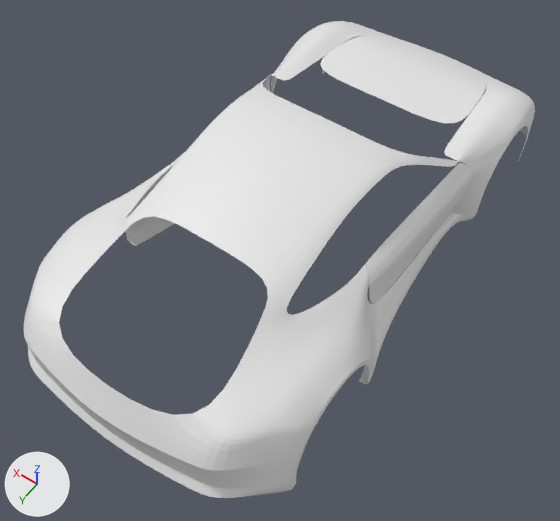
Before and after pictures for a commit that changed the Blender file Modeling/Porsche 911/model.blend.
Rendered twice from a camera (50 mm lens) standing at (-4.06, 6.39, 7.28) and looking at (-0.16, 0.94, -1.29). The axes (+X, +Y, +Z) are drawn at lower left. The lights are the same throughout.

The scene before the commit, as lines of its bpy script (objects in view):
```python
me_plane = bpy.data.meshes.new('Plane')
me_plane.from_pydata(...)  # 278 vertices, 213 faces, 1 loose edge; spans x -1.12..1.26, y -3.92..4.8, z 0.0..2.1
ob_plane = bpy.data.objects.new('Plane', me_plane)
ob_plane.location = (0.0, -0.45, -0.53)
ob_plane.rotation_euler = (0.0, 1.571, 0.0)  # degrees (0, 90, 0)
_m = ob_plane.modifiers.new('Mirror', 'MIRROR')
_m.use_axis = (False, False, True)
_m.use_clip = True
_m = ob_plane.modifiers.new('Subsurf', 'SUBSURF')
_m.levels = 2
```
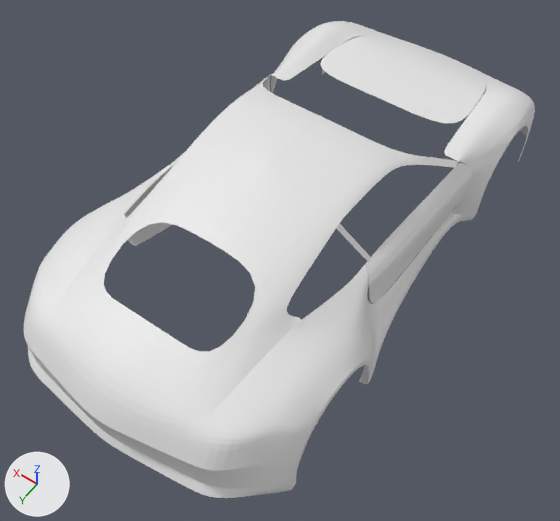
Changed parts and their boxes [x1, y1, x2, y2] in the pictures (560 x 521 px):
part 1 of me_plane, built on: before [31, 148, 351, 483]; after [31, 140, 371, 486]

The change, as a diff of the scene's bpy script:
```diff
--- a/Modeling/Porsche 911/model.blend.py
+++ b/Modeling/Porsche 911/model.blend.py
@@ me_plane @@
 # used by ob_plane; location = (0.0, -0.45, -0.53); rotation_euler = (0.0, 1.571, 0.0), in degrees (0, 90, 0)
-me_plane.from_pydata(...)  # 278 vertices, 213 faces, 1 loose edge; spans x -1.12..1.26, y -3.92..4.8, z 0.0..2.1
+me_plane.from_pydata(...)  # 294 vertices, 224 faces, 1 loose edge; spans x -1.12..1.26, y -3.92..4.8, z 0.0..2.1
+# me_plane part 1
+# 3 vertices are removed from x -0.32..-0.08, y 3.34..4.55, z 0.0..1.33
+# 12 faces are deleted
+# 1 loose edge is deleted
+# 19 vertices are added at x -0.84..1.14, y 1.34..4.73, z 0.0..1.51
+# 1 loose edge is added
+# 23 new faces join them
```
